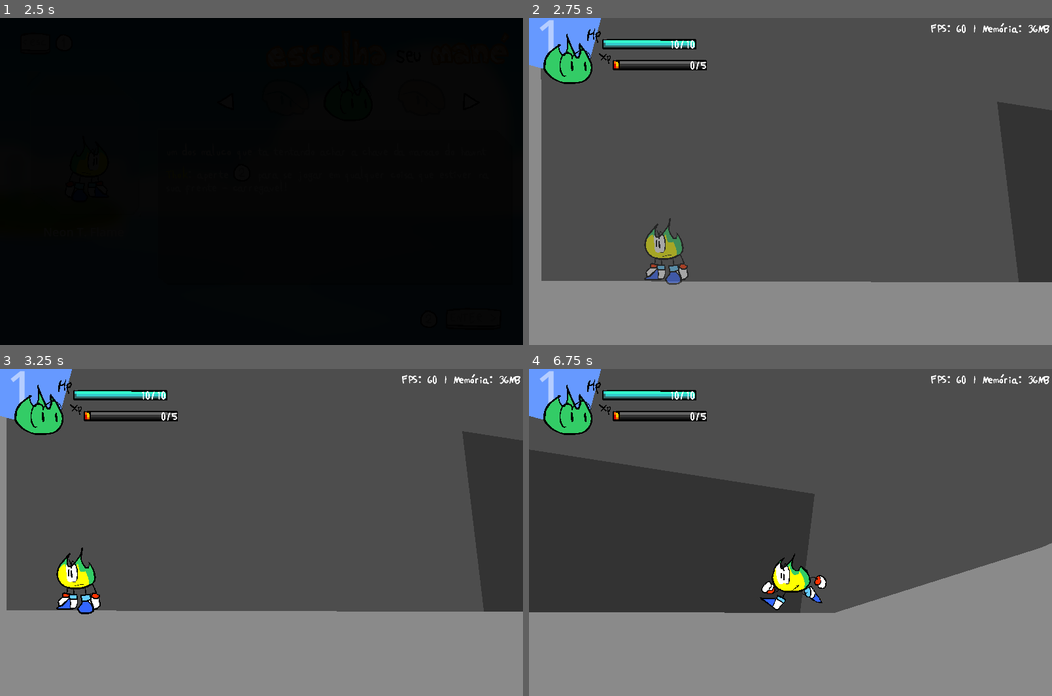
Above: before the commit, frames 1-4 (two rows, left to right).
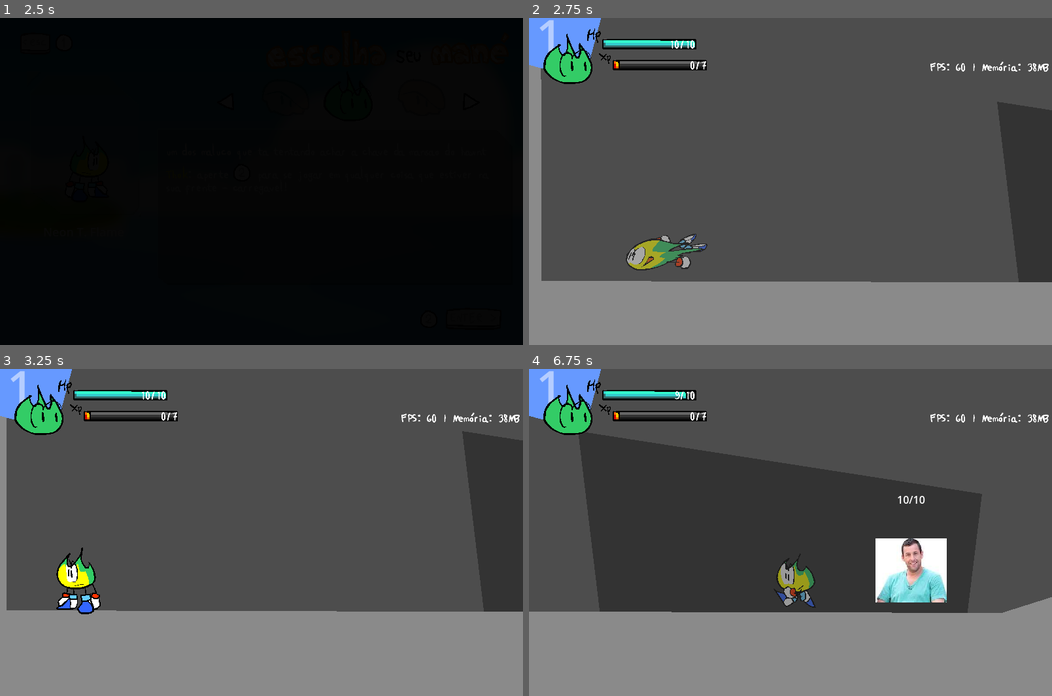
Above: after the commit, the same moments.

Repository: neontflame/jolas
Game: Godot game, scene res://Menustuffs/Menu.tscn
Same seed, same stepped clock (60 frames per second), same inputs: the game is played once before the commit and once after it. The engine's default icon, where the game draws it, is replaced by a stand-in: a white triangle on a blue panel in a dark square.
Inputs (mouse positions are in pixels of both pictures, inside the frame that each line leads up to):
- Up to frame 1 (2.5 s): tap Enter (ctrl_pause) at 0.5, 2 s; move the mouse to (376, 165) at 0.52 s; hold Right (ctrl_right) 0.53-1.25 s; hold Z (ctrl_2) 0.53-1.25 s; tap V (ctrl_jump) at 0.77 s; click (376, 165) at 0.8 s; tap Space at 1.25 s; drag from (156, 197) to (235, 246) at 1.27 s; move the mouse to (313, 109) at 2.02 s; hold Left (ctrl_left) from 2.03 s (still down); tap X (ctrl_1) at 2.1 s; click (313, 109) at 2.3 s
- Up to frame 2 (2.75 s): keep holding Left (ctrl_left)
- Up to frame 3 (3.25 s): release Left (ctrl_left) at 2.75 s; drag from (235, 597) to (104, 483) at 2.77 s
- Up to frame 4 (6.75 s): move the mouse to (947, 581) at 3.52 s; hold Right (ctrl_right) 3.53-4.25 s; tap C (ctrl_interact) at 3.6 s; tap V (ctrl_jump) at 3.77 s; click (947, 581) at 3.8 s; tap Escape (ui_cancel) at 4.15 s; drag from (633, 483) to (712, 450) at 4.27 s; move the mouse to (816, 532) at 5.02 s; hold Right (ctrl_right) 5.03-5.75 s; hold Z (ctrl_2) 5.03-5.75 s; click (816, 532) at 5.3 s; drag from (712, 450) to (685, 548) at 5.77 s; move the mouse to (905, 516) at 6.52 s; hold Left (ctrl_left) from 6.53 s (still down); tap X (ctrl_1) at 6.6 s

Frame 1 is identical in both runs. In frame 2, 1.9% of the frame differs, in the area x 18-100%, y 1-82%; in frame 3, 0.4%; in frame 4, 26%, in the area x 0-100%, y 1-75%.

Commit message:
Sandler Sickness pt.2
- contador de combo
- ajustes nos limites de niveis
- sfx de coisas ingame agora vai numa pasta na Gamestuffs
- HITBOXEEEEESSSSSSSSSSSSSSSS OOOOOOOOOUGH Fuck yes

Diff:
--- a/Gamestuffs/HeadsUpDisplay/hud.gd
+++ b/Gamestuffs/HeadsUpDisplay/hud.gd
@@ -9,6 +9,7 @@
 @export var hpBar:NinePatchRect
 @export var xpBar:NinePatchRect
 @export var testLabel:Label
+@export var comboText:RichTextLabel
 
 # Called when the node enters the scene tree for the first time.
 func _ready() -> void:
@@ -49,4 +50,7 @@
 			)
 	)
 
+	comboText.text = "[img]res://Gamestuffs/HeadsUpDisplay/hud_ComboLabel.png[/img]" + GeneralUtils.display_number(GPStats.charObject.combo)
+	comboText.self_modulate.a = GPStats.charObject.comboFrames / 120
+
 var connected := false
--- a/Gamestuffs/HeadsUpDisplay/hud.tscn
+++ b/Gamestuffs/HeadsUpDisplay/hud.tscn
@@ -10,6 +10,7 @@
 [ext_resource type="Texture2D" uid="uid://fahy27cwqeoq" path="res://Gamestuffs/HeadsUpDisplay/hud_BarBG.png" id="8_piegi"]
 [ext_resource type="Texture2D" uid="uid://d0e8jaxdogxnl" path="res://Gamestuffs/HeadsUpDisplay/hud_HpBar.png" id="9_i2avg"]
 [ext_resource type="Texture2D" uid="uid://cv23dgqcidks5" path="res://Gamestuffs/HeadsUpDisplay/hud_XpBar.png" id="10_1a2va"]
+[ext_resource type="FontFile" uid="uid://ckkuixbox5ot1" path="res://Gamestuffs/HeadsUpDisplay/hud_ComboFont.png" id="11_taoro"]
 
 [sub_resource type="ShaderMaterial" id="ShaderMaterial_43w4t"]
 shader = ExtResource("2_t1xeu")
@@ -20,7 +21,11 @@
 font_weight = 750
 subpixel_positioning = 0
 
-[node name="Hud" type="Node2D" node_paths=PackedStringArray("canvasLayer", "playerIcon", "levelLabel", "levelSquare", "hpText", "xpText", "hpBar", "xpBar", "testLabel")]
+[sub_resource type="FontVariation" id="FontVariation_5tfyd"]
+base_font = ExtResource("11_taoro")
+spacing_glyph = -4
+
+[node name="Hud" type="Node2D" node_paths=PackedStringArray("canvasLayer", "playerIcon", "levelLabel", "levelSquare", "hpText", "xpText", "hpBar", "xpBar", "testLabel", "comboText")]
 script = ExtResource("1_e0onf")
 canvasLayer = NodePath("CanvasLayer")
 playerIcon = NodePath("CanvasLayer/PlayerIcon")
@@ -30,7 +35,8 @@
 xpText = NodePath("CanvasLayer/Bars/XPText")
 hpBar = NodePath("CanvasLayer/Bars/HPBar")
 xpBar = NodePath("CanvasLayer/Bars/XPBar")
-testLabel = NodePath("CanvasLayer/anchortest/TestLabel")
+testLabel = NodePath("CanvasLayer/RightAnchor/TestLabel")
+comboText = NodePath("CanvasLayer/RightAnchor/ComboText")
 
 [node name="CanvasLayer" type="CanvasLayer" parent="."]
 
@@ -119,7 +125,7 @@
 text = "1000/1000"
 horizontal_alignment = 2
 
-[node name="anchortest" type="Control" parent="CanvasLayer"]
+[node name="RightAnchor" type="Control" parent="CanvasLayer"]
 layout_mode = 3
 anchors_preset = 1
 anchor_left = 1.0
@@ -128,12 +134,24 @@
 offset_bottom = 40.0
 grow_horizontal = 0
 
-[node name="TestLabel" type="Label" parent="CanvasLayer/anchortest"]
+[node name="ComboText" type="RichTextLabel" parent="CanvasLayer/RightAnchor"]
 layout_mode = 0
-offset_left = -327.0
-offset_top = -1.0
-offset_right = 33.0
-offset_bottom = 29.0
+offset_left = -200.0
+offset_top = 10.0
+offset_right = 28.0
+offset_bottom = 79.0
+theme_override_fonts/normal_font = SubResource("FontVariation_5tfyd")
+theme_override_font_sizes/normal_font_size = 48
+bbcode_enabled = true
+text = "[img]res://Gamestuffs/HeadsUpDisplay/hud_ComboLabel.png[/img]12"
+horizontal_alignment = 2
+
+[node name="TestLabel" type="Label" parent="CanvasLayer/RightAnchor"]
+layout_mode = 0
+offset_left = -328.0
+offset_top = 58.0
+offset_right = 32.0
+offset_bottom = 88.0
 theme_override_fonts/font = ExtResource("2_fccik")
 theme_override_font_sizes/font_size = 18
 text = "FPS: 60"
--- a/Gamestuffs/Levelstuffs/Levels/TheThing.tscn
+++ b/Gamestuffs/Levelstuffs/Levels/TheThing.tscn
@@ -45,6 +45,7 @@
 position = Vector2(2869, 1263)
 
 [node name="Camera regions" type="Node2D" parent="."]
+visible = false
 
 [node name="CameraBound" parent="Camera regions" instance=ExtResource("3_so8ub")]
 position = Vector2(1671, 756)
@@ -83,3 +84,18 @@
 
 [node name="TemplateMob2" parent="enemigos" instance=ExtResource("4_7akha")]
 position = Vector2(7320, 936)
+
+[node name="TemplateMob3" parent="enemigos" instance=ExtResource("4_7akha")]
+position = Vector2(7845, 951)
+
+[node name="TemplateMob4" parent="enemigos" instance=ExtResource("4_7akha")]
+position = Vector2(7031, 773)
+
+[node name="TemplateMob5" parent="enemigos" instance=ExtResource("4_7akha")]
+position = Vector2(4678, 1254)
+
+[node name="TemplateMob6" parent="enemigos" instance=ExtResource("4_7akha")]
+position = Vector2(4219, 1150)
+
+[node name="TemplateMob7" parent="enemigos" instance=ExtResource("4_7akha")]
+position = Vector2(1466, 1328)
--- a/Gamestuffs/Levelstuffs/Mobs/Mob.gd
+++ b/Gamestuffs/Levelstuffs/Mobs/Mob.gd
@@ -19,7 +19,8 @@
 @export var JUMP_VELOCITY = -625
 @export var FRICTION = 0.9125
 
-@export var hp:float = 10
+@export var maxHP:float = 10
+@onready var hp:float = maxHP
 @export var level:float = 1.0
 @export var strength:float = 1.0
 
@@ -43,6 +44,8 @@
 var touchingPlayer:bool = false
 var touchedPlayer:PlayerObject
 var touchedBody
+
+var theHarmer:PlayerObject
 
 var isHurting := false
 var stunFrames := 0.0
@@ -69,7 +72,7 @@
 		stunFrames -= 1 * deltaOne
 		return
 	if current_state.has_method('update'): current_state.update()
-
+	$Label.text = GeneralUtils.display_number(hp) + '/' + GeneralUtils.display_number(maxHP)
 	move_and_slide()
 
 func handlePhys():
@@ -105,18 +108,24 @@
 
 # woah mais coisas copiadas do player
 func yeowch(hpLost:float, fromBehind:bool = false, vel:Vector2 = Vector2(250, -250)):
-	stunFrames = 2
+	if current_state.name == 'Death':
+		return false
+	stunFrames = 2.0
+	if theHarmer: theHarmer.add_xp(1)
+	play_sfx('Hit2')
 	hp -= hpLost
 	velocity.y = vel.y
 	velocity.x = (vel.x if fromBehind else -vel.x)
 	if (hp <= 0):
+		if theHarmer: theHarmer.add_xp(maxHP)
 		change_state(state_machine.st_death)
 	else:
 		change_state(state_machine.st_hurt)
+	return true
 
 func play_sfx(name:String, volumeDB:float = 0.0):
 	if sfx_player.playing: sfx_player.stop()
-	sfx_player.stream = load("res://Gamestuffs/Levelstuffs/Mobs/Sounds/" + name + ".ogg")
+	sfx_player.stream = load("res://Gamestuffs/Sounds/Ingame/" + name + ".ogg")
 	sfx_player.volume_db = GeneralUtils.get_volume_db('sfx', volumeDB)
 	sfx_player.play()
 
@@ -146,3 +155,21 @@
 func pd_body_exited(body: Node2D) -> void:
 	if body is PlayerObject:
 		detectingPlayer = false
+
+# voce pode tentar combar eles agora
+func handlePlyHits(harmPlayer:bool = true):
+	if touchingPlayer:
+		if touchedPlayer.attack:
+			theHarmer = touchedPlayer
+			touchedPlayer.connectAttack(2,
+			(position.x > touchedPlayer.position.x),
+			Vector2(-touchedPlayer.motion.x, -abs(touchedPlayer.motion.y))
+			)
+			yeowch(touchedPlayer.attackStrength,
+			(position.x > touchedPlayer.position.x)
+			)
+		elif harmPlayer:
+			theHarmer = null
+			touchedPlayer.yeowch(strength,
+			(position.x < touchedPlayer.position.x)
+			)
--- a/Gamestuffs/Levelstuffs/Mobs/MobStateMachine.gd
+++ b/Gamestuffs/Levelstuffs/Mobs/MobStateMachine.gd
@@ -2,6 +2,6 @@
 
 #region Gerais
 @onready var st_default: Node = $Default
-@onready var st_hurt: Node = $Death
+@onready var st_hurt: Node = $Hurt
 @onready var st_death: Node = $Death
 #endregion
--- a/Gamestuffs/Levelstuffs/Mobs/Sandler/Sandler.tscn
+++ b/Gamestuffs/Levelstuffs/Mobs/Sandler/Sandler.tscn
@@ -1,8 +1,9 @@
-[gd_scene load_steps=6 format=3 uid="uid://e1ynj776x83b"]
+[gd_scene load_steps=7 format=3 uid="uid://e1ynj776x83b"]
 
 [ext_resource type="PackedScene" uid="uid://cur2gbeak6s0i" path="res://Gamestuffs/Levelstuffs/Mobs/TemplateMob.tscn" id="1_8heju"]
 [ext_resource type="Script" uid="uid://b2cnp2or62bh5" path="res://Gamestuffs/Levelstuffs/Mobs/Sandler/Scripts/defaultStSandler.gd" id="2_bxyn8"]
 [ext_resource type="Texture2D" uid="uid://byjlebpadi8hj" path="res://Gamestuffs/Levelstuffs/Mobs/Sandler/EleMeDaMorte.png" id="3_axhw3"]
+[ext_resource type="Script" uid="uid://jutw720lnkdb" path="res://Gamestuffs/Levelstuffs/Mobs/Sandler/death.gd" id="3_bxyn8"]
 [ext_resource type="Texture2D" uid="uid://es48yaitcq1y" path="res://Gamestuffs/Levelstuffs/Mobs/Sandler/EleMeDaMedo.png" id="4_psr0v"]
 
 [sub_resource type="SpriteFrames" id="SpriteFrames_62dbl"]
@@ -37,9 +38,9 @@
 [node name="Default" parent="StateMachine" index="0"]
 script = ExtResource("2_bxyn8")
 
+[node name="Death" parent="StateMachine" index="2"]
+script = ExtResource("3_bxyn8")
+
 [node name="AnimatedSprite2D" parent="." index="1"]
 sprite_frames = SubResource("SpriteFrames_62dbl")
 animation = &"default"
-
-[node name="CollisionShape2D" parent="." index="2"]
-scale = Vector2(0.875, 0.76)
--- a/Gamestuffs/Levelstuffs/Mobs/Sandler/Scripts/defaultStSandler.gd
+++ b/Gamestuffs/Levelstuffs/Mobs/Sandler/Scripts/defaultStSandler.gd
@@ -6,7 +6,8 @@
 	if Mob.detectingPlayer:
 		if Mob.position.x < GPStats.charObject.position.x:
 			Mob.inputSimulation(1, 0)
-		if Mob.position.x > GPStats.charObject.position.x:
+		elif Mob.position.x > GPStats.charObject.position.x:
 			Mob.inputSimulation(-1, 0)
+
 		if Mob.position.y > GPStats.charObject.position.x:
 			Mob.inputSimulation(0, -1)
--- /dev/null
+++ b/Gamestuffs/Levelstuffs/Mobs/Sandler/death.gd
@@ -0,0 +1,5 @@
+extends "res://Gamestuffs/Levelstuffs/Mobs/StatePatternism/deathSt.gd"
+
+func enter_state():
+	super.enter_state()
+	Mob.play_mob_sfx('grunt-kill', 'Sandler')
--- a/Gamestuffs/Levelstuffs/Mobs/StatePatternism/deathSt.gd
+++ b/Gamestuffs/Levelstuffs/Mobs/StatePatternism/deathSt.gd
@@ -13,12 +13,13 @@
 		getOuttaHereTriggered = true
 		getOuttaHere()
 	Mob.handlePhys()
+	Mob.inputSimulation(0,0)
 
 func getOuttaHere():
 	var alphatween:Tween = create_tween()
 	alphatween.tween_method(
 		func(value):
-			Mob.self_modulate.a = value
+			Mob.leSprite.self_modulate.a = value
 			if value <= 0.0:
 				Mob.queue_free(),
 			1.0, 0.0, 2.0)
--- a/Gamestuffs/Levelstuffs/Mobs/StatePatternism/defaultSt.gd
+++ b/Gamestuffs/Levelstuffs/Mobs/StatePatternism/defaultSt.gd
@@ -1,6 +1,6 @@
 extends MobStatePattern
 
-var gotFloored := false
+var gotFloored:bool = false
 
 func enter_state():
 	Mob.isHurting = false
@@ -8,6 +8,7 @@
 
 func update():
 	Mob.handlePhys()
+	Mob.handlePlyHits(true)
 
 	if Mob.is_on_floor():
 		if !gotFloored:
@@ -15,9 +16,3 @@
 			gotFloored = true
 	else:
 		gotFloored = false
-
-	if Mob.touchingPlayer:
-		if Mob.touchedPlayer.attack:
-			Mob.yeowch(Mob.touchedPlayer.attackStrength, (Mob.position.x > Mob.touchedPlayer.x))
-		else:
-			Mob.touchedPlayer.yeowch(Mob.strength, (Mob.position.x < Mob.touchedPlayer.position.x))
--- a/Gamestuffs/Levelstuffs/Mobs/StatePatternism/hurtSt.gd
+++ b/Gamestuffs/Levelstuffs/Mobs/StatePatternism/hurtSt.gd
@@ -15,3 +15,4 @@
 		Mob.change_state(Mob.state_machine.st_default)
 
 	Mob.handlePhys()
+	Mob.handlePlyHits(false)
--- a/Gamestuffs/Levelstuffs/Mobs/TemplateMob.tscn
+++ b/Gamestuffs/Levelstuffs/Mobs/TemplateMob.tscn
@@ -89,5 +89,13 @@
 [node name="CollisionShape2D" type="CollisionShape2D" parent="PlayerDetector"]
 shape = SubResource("CircleShape2D_hgoir")
 
+[node name="Label" type="Label" parent="."]
+offset_left = -68.0
+offset_top = -120.0
+offset_right = 69.0
+offset_bottom = -97.0
+text = "10/10"
+horizontal_alignment = 1
+
 [connection signal="body_entered" from="PlayerDetector" to="." method="pd_body_entered"]
 [connection signal="body_exited" from="PlayerDetector" to="." method="pd_body_exited"]
--- a/Gamestuffs/Levelstuffs/Objects/Missile/Missile.gd
+++ b/Gamestuffs/Levelstuffs/Objects/Missile/Missile.gd
@@ -10,6 +10,7 @@
 
 var missileOwner # a gente nem sequer ta usando essa variavel
 var power := 1
+var baseDamage := 4.0
 
 var used := false
 
@@ -48,7 +49,8 @@
 		# BOILERPLATE INSANO
 		if body is MobObject:
 			if body != missileOwner:
-				body.yeowch(4 * power, (body.position.x > position.x))
+				if missileOwner is PlayerObject: body.theHarmer = missileOwner
+				body.yeowch(baseDamage * power, (body.position.x > position.x))
 			used = true
 			var coolSpeeds:float = (abs(body.velocity.x) + (strength * (0.015 * abs(objHeight/2 - distance))) * 0.75) + 50
 			if abs(body.velocity.x) < body.MAX_SPEED:
@@ -65,7 +67,7 @@
 
 		if body is PlayerObject:
 			if body != missileOwner:
-				body.yeowch(4 * power, (body.position.x > position.x))
+				body.yeowch(baseDamage * power, (body.position.x > position.x))
 			used = true
 			# programar na construct requer paciencia
 			var coolSpeeds:float = (abs(body.motion.x) + (strength * (0.015 * abs(objHeight/2 - distance))) * 0.75) + 50
--- /dev/null
+++ b/Gamestuffs/UsefulShits/Hitbox.gd
@@ -0,0 +1,59 @@
+extends Area2D
+class_name OffensiveHitbox
+
+@export var collide:CollisionShape2D
+var proprietor:Node2D
+var damage:float = 0.0
+var knockback:float = 0.0
+var knockAngle:float = 0.0
+# como knockangles funcionam: graus
+# nos vamos assumir que:
+# 0 e direita
+# 90 e baixo
+# 180 e esquerda
+# 270 e cima
+# pq dai fica melhor de fazer conta
+var anglery:Vector2 = Vector2(0, 0)
+
+# signal connectedHit(hit:OffensiveHitbox)
+
+func setUp(_owner:Node2D, _scale:Vector2, _damage:float, _knockback:float, _knockAngle:float):
+	proprietor = _owner
+	collide.scale = _scale
+	damage = _damage
+	knockback = _knockback
+	knockAngle = _knockAngle
+	while knockAngle > 360.0:
+		knockAngle -= 360.0
+	while knockAngle < 0.0:
+		knockAngle += 360.0
+	anglery = Vector2.from_angle(deg_to_rad(knockAngle))
+
+	if proprietor.has_method('hitboxes'):
+		proprietor.hitboxes.append(self)
+
+	#if proprietor.has_method('hitbox_connect'):
+		# connectedHit.connect(proprietor.hitbox_connect)
+
+func fixAngles():
+	var altAnglery:Vector2 = anglery
+	altAnglery.x = anglery.x * get_parent().scale.x
+
+	knockAngle = rad_to_deg(Vector2(0,0).angle_to_point(altAnglery))
+	while knockAngle > 360.0:
+		knockAngle -= 360.0
+	while knockAngle < 0.0:
+		knockAngle += 360.0
+
+func _on_body_entered(body: Node2D) -> void:
+	if body == proprietor: return
+
+	var knockAngleRad = deg_to_rad(knockAngle)
+	var forceCtor = Vector2(knockback * sin(knockAngleRad), knockback * cos(knockAngleRad))
+	if body is PlayerObject or body is MobObject:
+		var connects = body.yeowch(damage, (knockAngle < 270.0 && knockAngle > 90.0), forceCtor) #case in point
+		if body is MobObject:
+			body.theHarmer = proprietor
+		if proprietor.has_method('hitbox_connect'):
+			if connects:
+				proprietor.hitbox_connect(self)
--- /dev/null
+++ b/Gamestuffs/UsefulShits/Hitbox.tscn
@@ -0,0 +1,16 @@
+[gd_scene load_steps=3 format=3 uid="uid://c7ark1lk5fvnu"]
+
+[ext_resource type="Script" uid="uid://doa0teqrib1ya" path="res://Gamestuffs/UsefulShits/Hitbox.gd" id="1_lj56n"]
+
+[sub_resource type="RectangleShape2D" id="RectangleShape2D_tgbob"]
+
+[node name="Hitbox" type="Area2D" node_paths=PackedStringArray("collide")]
+collision_layer = 3
+collision_mask = 3
+script = ExtResource("1_lj56n")
+collide = NodePath("CollisionShape2D")
+
+[node name="CollisionShape2D" type="CollisionShape2D" parent="."]
+shape = SubResource("RectangleShape2D_tgbob")
+
+[connection signal="body_entered" from="." to="." method="_on_body_entered"]
--- a/Gamestuffs/game.gd
+++ b/Gamestuffs/game.gd
@@ -60,7 +60,6 @@
 		GPStats.charObject.position = level.spawnpoint.position
 
 	GPStats.charObject.hp = GPStats.maxHP
-
 	GPStats.charObject.change_state(GPStats.charObject.state_machine.st_floor)
 
 #acaba os treco de player
--- a/Gamestuffs/gpStats.gd
+++ b/Gamestuffs/gpStats.gd
@@ -8,7 +8,7 @@
 static var level := 3
 static var charObject:PlayerObject
 static var maxHP := 10
-static var lvLimit := 5 # multiplicador pros limites dos niveis eu acho
+static var lvLimit := 7 # multiplicador pros limites dos niveis eu acho
 static var curMap := 'TheThing'
 
 static var modded := false
@@ -27,6 +27,11 @@
 		xp = xp - level * lvLimit
 		level += 1
 
+		var hpDifference := charObject.hp / GPStats.maxHP
+		maxHP += level * 2
+		charObject.hp = ceil(maxHP * hpDifference)
+		charObject.level_up()
+
 static func load_info_from_save(saveNum:int):
 	var save = SaveUtils.get_save_info(saveNum)
 
--- a/Playerstuffs/Characters/Neon/Neon.tscn
+++ b/Playerstuffs/Characters/Neon/Neon.tscn
@@ -156,8 +156,22 @@
 "speed": 24.0
 }]
 
+[sub_resource type="RectangleShape2D" id="RectangleShape2D_nyp1u"]
+size = Vector2(119, 39)
+
 [node name="Player" instance=ExtResource("1_pwpvx")]
 script = ExtResource("2_ewxw4")
+FLOOR_ACCELERATION = 62.5
+AIR_ACCELERATION = 30
+SOFT_MAX_SPEED = 600
+GRAVITY = 25.0
+JUMP_VELOCITY = -625
+SLOPE_VEL_ADD = 30
+FLOOR_FRICTION = 0.9125
+AIR_FRICTION = 0.9995
+ATTACK_DMG = {
+"default": 2
+}
 
 [node name="StateMachine" parent="." index="0"]
 script = ExtResource("3_0onri")
@@ -176,5 +190,9 @@
 
 [node name="AnimatedSprite2D" parent="." index="3"]
 sprite_frames = SubResource("SpriteFrames_rhcf3")
-animation = &"default"
-frame_progress = 0.86111176
+animation = &"specialGo"
+
+[node name="SpecialCollide" type="CollisionShape2D" parent="." index="7"]
+position = Vector2(0, 9.5)
+shape = SubResource("RectangleShape2D_nyp1u")
+disabled = true
--- a/Playerstuffs/Characters/Neon/Scripts/airStNeon.gd
+++ b/Playerstuffs/Characters/Neon/Scripts/airStNeon.gd
@@ -41,7 +41,22 @@
 				Player.position.x -= 1
 				Player.motion.x = Player.charge
 
-			Player.motion.y = -Player.charge * 0.45
+			Player.motion.y = Player.charge * -0.25
+			Player.motion.y += Player.charge * 0.45 * Input.get_vector("ctrl_left", "ctrl_right", "ctrl_up", "ctrl_down").y
+			# FRENTE
+			Player.make_hitbox(	Vector2(30.0, 8.0),
+								Vector2(3.5, 2.75),
+								Player.ATTACK_DMG['default'],
+								250,
+								-40
+			)
+			#TRAS
+			Player.make_hitbox(	Vector2(-30.0, 8.0),
+								Vector2(3, 2),
+								Player.ATTACK_DMG['default'] / 2,
+								250,
+								-40
+			)
 			Player.canDoCharge = false
 			Player.isSpecialing = true
 			Player.jumping = false
@@ -58,8 +73,11 @@
 
 			Player.motion.y = abs(Player.nonZeroXVel) * -0.35
 			Player.isSpecialing = false
+			Player.delete_hitboxes()
 			Player.plySprite.play('specialBounceback')
 
 		if Player.is_on_floor():
+			Player.delete_hitboxes()
 			Player.isSpecialing = false
+			Player.invulnFrames = 4.0
 			Player.change_state(Player.state_machine.st_floor)
--- a/Playerstuffs/Characters/Neon/Scripts/playerNeon.gd
+++ b/Playerstuffs/Characters/Neon/Scripts/playerNeon.gd
@@ -9,7 +9,10 @@
 
 func _physics_process(delta: float) -> void:
 	super._physics_process(delta)
-
+	# attackStrength = ATTACK_DMG['default']
+	# attack = isSpecialing
+	player_collisions.disabled = isSpecialing
+	$SpecialCollide.disabled = !isSpecialing
 	if abs(motion.x) > 2 && !is_on_wall():
 		nonZeroXVel = motion.x
 
@@ -23,3 +26,20 @@
 		idealZoom = 1
 	$Camera2D.zoom = Vector2(	lerp($Camera2D.zoom.x, idealZoom, 0.05),
 								lerp($Camera2D.zoom.y, idealZoom, 0.05))
+
+func connectAttack(_stunFrames:float, fromBehind:bool = false, vel:Vector2 = Vector2(250, -250)):
+	super.connectAttack(_stunFrames, fromBehind, vel)
+	if isSpecialing:
+		delete_hitboxes()
+		plySprite.play('specialBounceback')
+		isSpecialing = false
+
+func level_up():
+	for key in ATTACK_DMG.keys():
+		ATTACK_DMG[key] = ATTACK_DMG[key] * GPStats.level
+	print('seus ataques agora sao:')
+	print(ATTACK_DMG)
+
+func hitbox_connect(hit:OffensiveHitbox):
+	print('connec')
+	connectAttack(2, (hitboxCoisos.scale.x == -1), Vector2(250, -250))
--- a/Playerstuffs/StateMachinery/hurtSt.gd
+++ b/Playerstuffs/StateMachinery/hurtSt.gd
@@ -4,6 +4,7 @@
 
 func enter_state():
 	print('Enter Hurt')
+	Player.delete_hitboxes()
 	Player.plySprite.play('hurt')
 	hurtTimer = 30.0
 
--- a/Playerstuffs/player.gd
+++ b/Playerstuffs/player.gd
@@ -19,11 +19,16 @@
 @export var FLOOR_FRICTION = 0.9125
 @export var AIR_FRICTION = 0.9995
 
+@export var ATTACK_DMG:Dictionary = {
+	'default': 1
+}
+
 @export_group('Technical shit')
 @export var player_collisions:CollisionShape2D
 @export var sfx_player:AudioStreamPlayer2D
 @export var multiplayerName:RichTextLabel
 @export var coolCamera:Camera2D
+@export var hitboxCoisos:Node2D
 
 @export_category('Animations')
 @export var plySprite:AnimatedSprite2D
@@ -44,9 +49,11 @@
 var invulnFrames := 30.0
 
 var combo := 0
-var comboFrames := 240.0
+var comboFrames := 0.0
 
 var stunFrames := 0.0
+
+var hitboxes:Array = []
 #endregion
 
 #region Variables That Could Be of Assistance
@@ -102,6 +109,11 @@
 	if current_state.has_method("update"): current_state.update()
 
 	updateShit.emit(motion)
+	var coolFlip = (-1 if plySprite.flip_h else 1)
+	if hitboxCoisos.scale.x != coolFlip:
+		hitboxCoisos.scale.x = coolFlip
+		for hit in hitboxCoisos.get_children():
+			hit.fixAngles()
 
 	velocity = motion.rotated(up_direction.angle() + PI/2)
 	move_and_slide()
@@ -242,32 +254,37 @@
 		previous_state.exit_state()
 		current_state.enter_state()
 
-func connectAttack(_stunFrames:float, fromBehind:bool = false, vel:Vector2 = Vector2(250, -250)):
+func connectAttack(_stunFrames:float, fromBehind:bool = false, vel:Vector2 = Vector2(0, 0)):
 	increaseCombo()
 	stunFrames = _stunFrames
-	motion.y = vel.y
-	motion.x = (vel.x if fromBehind else -vel.x)
+	if vel != Vector2(0, 0):
+		motion.y = vel.y
+		motion.x = (vel.x if fromBehind else -vel.x)
 
 func increaseCombo():
-	comboFrames = 240.0
+	comboFrames = 180.0
 	combo += 1
 
 func yeowch(hpLost:float, fromBehind:bool = false, vel:Vector2 = Vector2(250, -250)):
 	if get_multi_status():
 		if !get_invuln():
+			if current_state.name == 'Death':
+				return false
+			play_sfx('Hit1')
 			stunFrames = 2
 			hp -= hpLost
 			motion.y = vel.y
-			motion.x = (vel.x if fromBehind else -vel.x)
+			motion.x = (abs(vel.x) if fromBehind else -abs(vel.x))
 			invulnFrames = 120.0
 			if (hp <= 0):
 				change_state(state_machine.st_death)
 			else:
 				change_state(state_machine.st_hurt)
+			return true
 
 func play_sfx(name:String, volumeDB:float = 0.0):
 	if sfx_player.playing: sfx_player.stop()
-	sfx_player.stream = load("res://Playerstuffs/Sounds/" + name + ".ogg")
+	sfx_player.stream = load("res://Gamestuffs/Sounds/Ingame/" + name + ".ogg")
 	sfx_player.volume_db = GeneralUtils.get_volume_db('sfx', volumeDB)
 	sfx_player.play()
 
@@ -282,3 +299,29 @@
 
 func get_invuln():
 	return (invulnFrames > 0)
+
+func level_up():
+	# isso aqui ja depende mais do personagem
+	pass
+
+func add_xp(xp:float):
+	if GPStats.charObject == self:
+		GPStats.xp += xp
+
+## TODOs:
+# implementar hitboxes tipo as de jogo de luta
+# pq eu sei que vao ter personagens que jogam tal como estes
+func make_hitbox(offset:Vector2, scale:Vector2, _damage:float, _knockback:float, _knockAngle:float):
+	var hitbox = load("res://Gamestuffs/UsefulShits/Hitbox.tscn").instantiate()
+	hitbox.position = offset
+	hitbox.setUp(self, scale, _damage, _knockback, _knockAngle)
+	hitboxCoisos.add_child(hitbox)
+	hitbox.fixAngles()
+
+func delete_hitboxes():
+	for hit in hitboxCoisos.get_children():
+		hitboxes.erase(hit)
+		hit.queue_free()
+
+func hitbox_connect(hit:OffensiveHitbox):
+	pass
--- a/Playerstuffs/player.tscn
+++ b/Playerstuffs/player.tscn
@@ -121,7 +121,7 @@
 properties/15/spawn = true
 properties/15/replication_mode = 2
 
-[node name="Player" type="CharacterBody2D" node_paths=PackedStringArray("player_collisions", "sfx_player", "multiplayerName", "coolCamera", "plySprite")]
+[node name="Player" type="CharacterBody2D" node_paths=PackedStringArray("player_collisions", "sfx_player", "multiplayerName", "coolCamera", "hitboxCoisos", "plySprite")]
 collision_layer = 2
 floor_stop_on_slope = false
 floor_constant_speed = true
@@ -131,10 +131,20 @@
 platform_floor_layers = 4294901761
 platform_wall_layers = 1
 script = ExtResource("3_6t5aa")
+FLOOR_ACCELERATION = null
+AIR_ACCELERATION = null
+SOFT_MAX_SPEED = null
+GRAVITY = null
+JUMP_VELOCITY = null
+SLOPE_VEL_ADD = null
+FLOOR_FRICTION = null
+AIR_FRICTION = null
+ATTACK_DMG = null
 player_collisions = NodePath("CollisionShape2D")
 sfx_player = NodePath("SfxPlayer")
 multiplayerName = NodePath("MultiplayerName")
 coolCamera = NodePath("Camera2D")
+hitboxCoisos = NodePath("HitboxCoisos")
 plySprite = NodePath("AnimatedSprite2D")
 
 [node name="StateMachine" type="Node" parent="."]
@@ -185,3 +195,5 @@
 bbcode_enabled = true
 text = "nome de usuario"
 horizontal_alignment = 1
+
+[node name="HitboxCoisos" type="Node2D" parent="."]
Not shown: 1 places in Gamestuffs/HeadsUpDisplay/hud.tscn that only renumber resources
Binary file added: Gamestuffs/HeadsUpDisplay/hud_ComboFont.png
Not shown, added: Gamestuffs/HeadsUpDisplay/hud_ComboFont.png.import
Binary file added: Gamestuffs/HeadsUpDisplay/hud_ComboLabel.png
Not shown, added: Gamestuffs/HeadsUpDisplay/hud_ComboLabel.png.import
Not shown, added: Gamestuffs/Levelstuffs/Mobs/Sandler/Sounds/grunt-kill.ogg.import
Not shown, added: Gamestuffs/Levelstuffs/Mobs/Sandler/death.gd.uid
Not shown, added: Gamestuffs/Sounds/Ingame/Hit1.ogg.import
Not shown, added: Gamestuffs/Sounds/Ingame/Hit2.ogg.import
Not shown, added: Gamestuffs/Sounds/Ingame/Hit3.ogg.import
Not shown, added: Gamestuffs/Sounds/Ingame/Jump.ogg.import
Not shown, added: Gamestuffs/Sounds/Ingame/Release.ogg.import
(and 16 more such lines)
